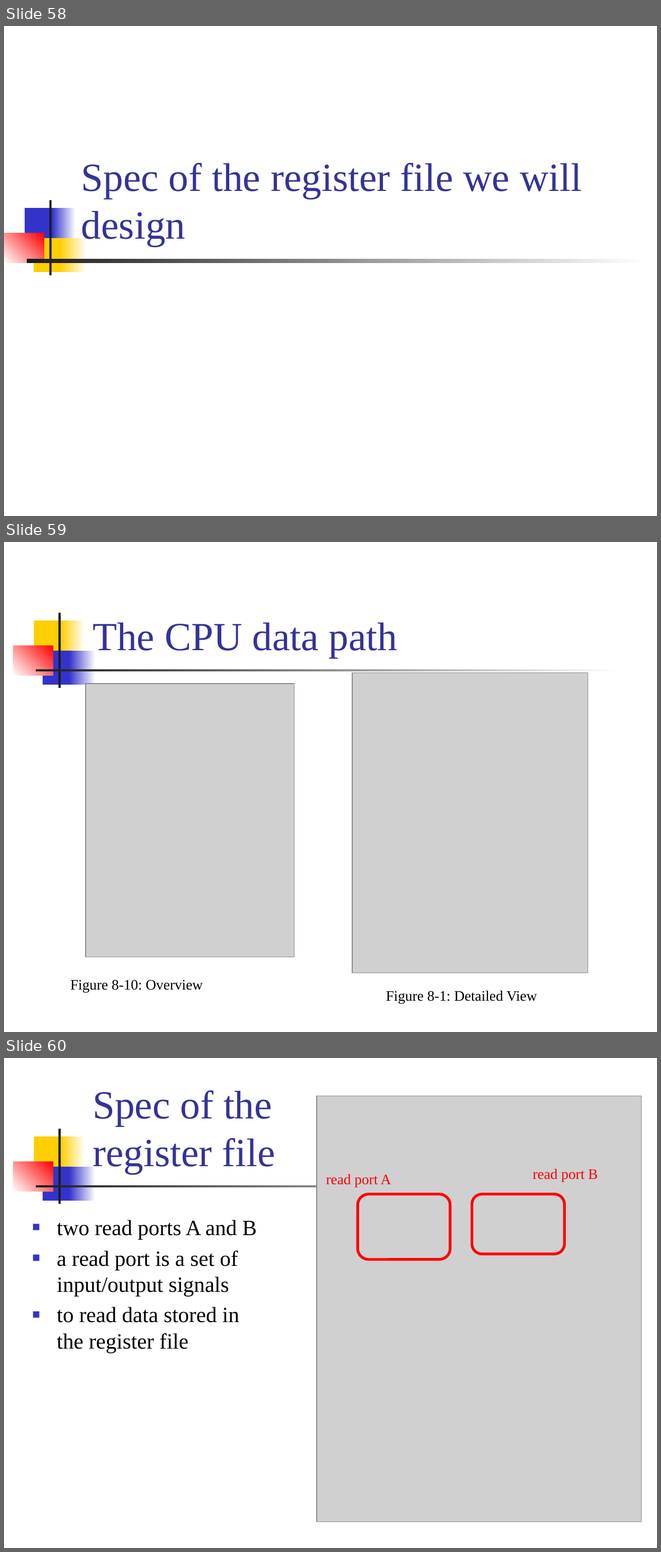
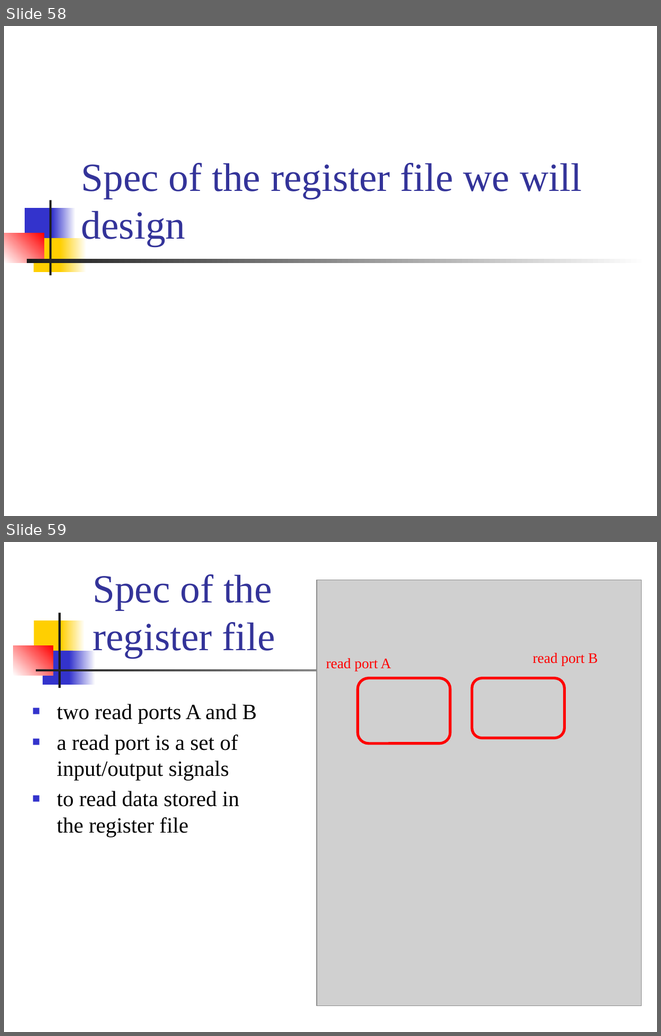
Before and after one commit to CGUSystemCourses/Computer_Org-2017, a slide deck: Lectures/lec09-datapath/lec09-datapath.pptx. Shown one above the other, each under a label of ours: slides 58, 59 and 60 before the commit, slides 58 and 59 after it. The pictures are 661x1552 and 661x1036 pixels, drawn with LibreOffice and Linux fonts; fonts in the diff are those of the drawing; grey boxes stand for pictures. Boxes give left, top, right and bottom in pixels: in the first picture for what was removed or moved away, otherwise in the second. Text is boxed around its words. In the diff, an @@ line names an element or a change of style, - is before the commit and + after.

```diff
--- a/Lectures/lec09-datapath/lec09-datapath.pptx
+++ b/Lectures/lec09-datapath/lec09-datapath.pptx
@@ slide 59 removed at (4, 542, 657, 1032), background #FFFFFF; not listed: 7 template elements that a slide beside it also shows @@
@@ title removed at (93, 622, 397, 658) @@
-The CPU data path
@@ picture removed at (86, 684, 294, 956) @@
@@ picture removed at (352, 672, 588, 972) @@
@@ text removed at (70, 979, 203, 992) @@
-Figure 8-10: Overview
@@ text removed at (386, 990, 537, 1003) @@
-Figure 8-1: Detailed View
@@ what was slide 60 is now slide 59 @@
```
Also in this commit, not shown: 1 slide changed.
